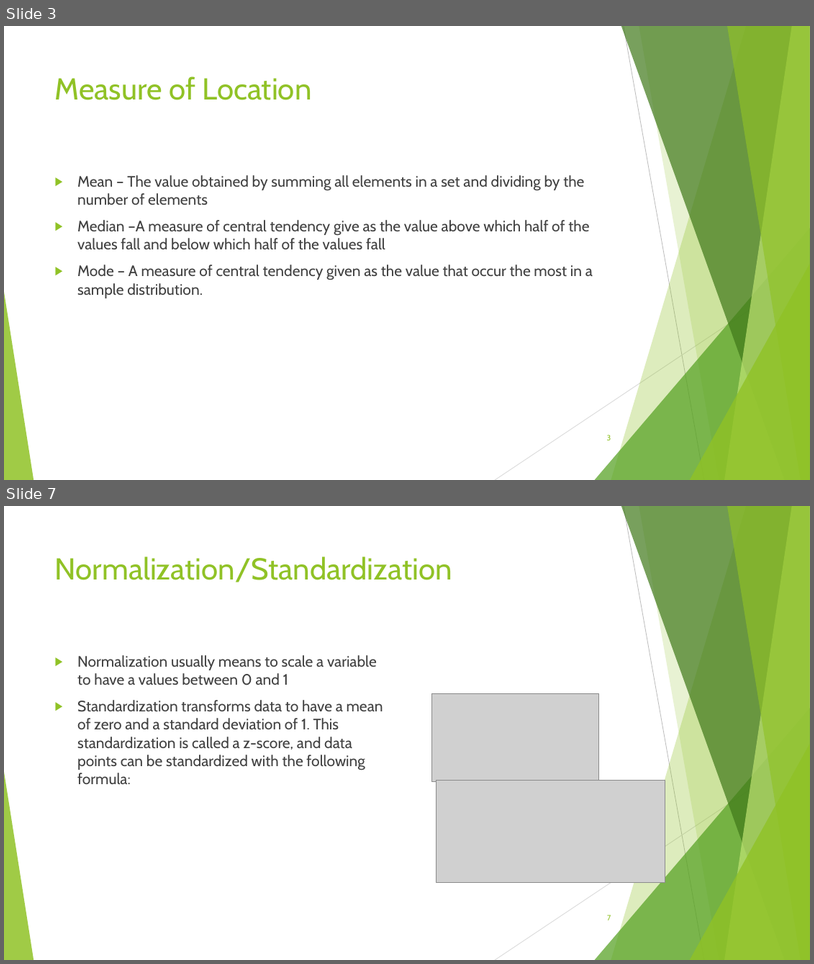
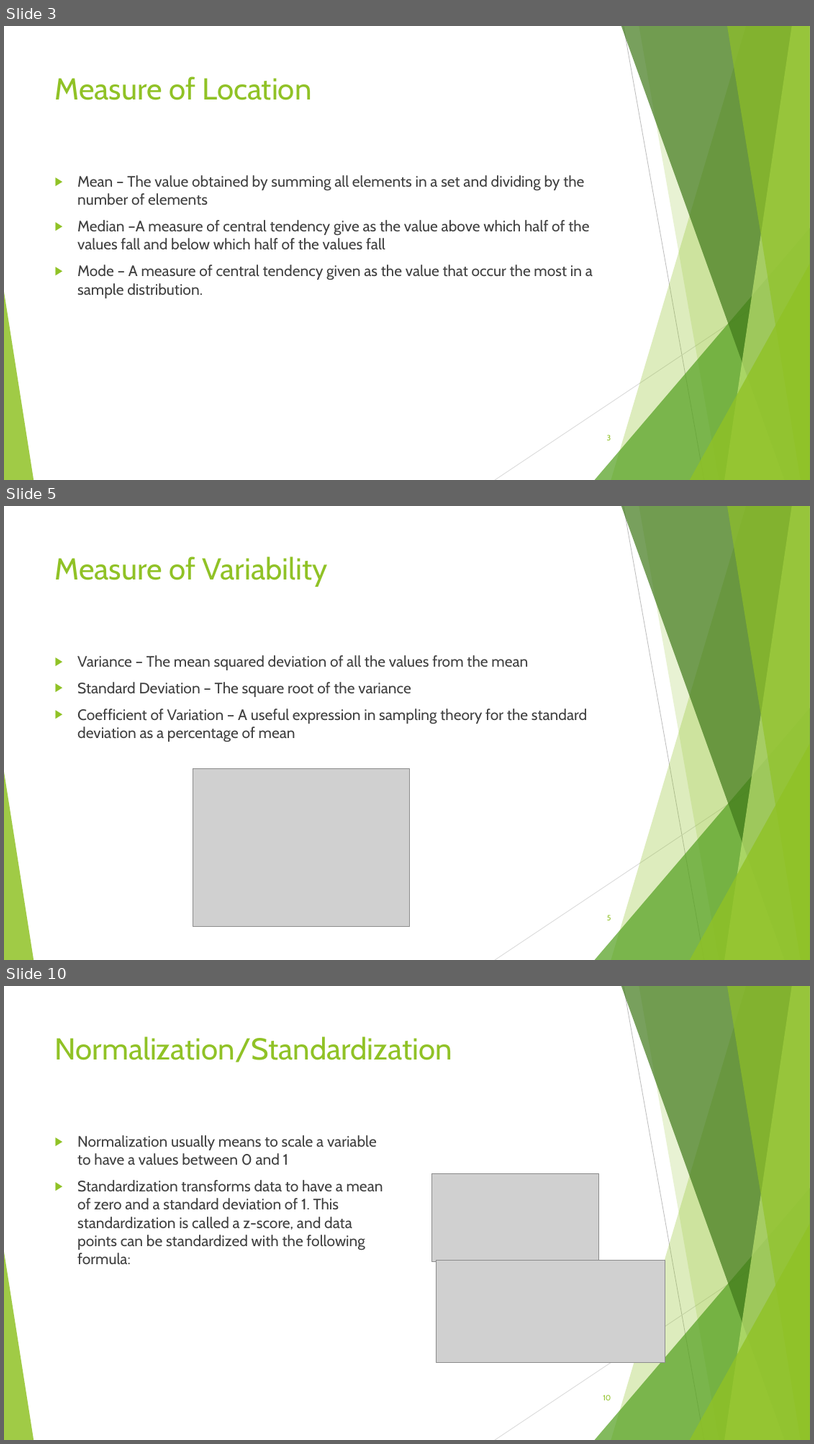
Before and after one commit to Deepaknatural/Training, a slide deck: STATISTICS.pptx. Shown one above the other, each under a label of ours: slides 3 and 7 before the commit, slides 3, 5 and 10 after it; the slides between them are not shown. The pictures are 814x964 and 814x1444 pixels, drawn with LibreOffice and Linux fonts; fonts in the diff are those of the drawing; grey boxes stand for pictures; background and template pictures are left out. Boxes give left, top, right and bottom in pixels: in the first picture for what was removed or moved away, otherwise in the second. Text is boxed around its words. In the diff, an @@ line names an element or a change of style, - is before the commit and + after.

```diff
--- a/STATISTICS.pptx
+++ b/STATISTICS.pptx
@@ slide 5 added at (4, 506, 810, 960), background #FFFFFF; not listed: 10 template elements that a slide beside it also shows @@
@@ title added at (55, 556, 327, 587), 36 pt, text #90C226 @@
+Measure of Variability
@@ text added at (77, 655, 587, 741), 18 pt, text #404040 @@
+▶ Variance – The mean squared deviation of all the values from the mean
+▶ Standard Deviation – The square root of the variance
+▶ Coefficient of Variation – A useful expression in sampling theory for the standard deviation as a percentage of mean
@@ picture added at (193, 769, 410, 926) @@
@@ page number added at (607, 914, 612, 920), 9 pt, text #90C226 @@
+5
@@ what was slide 7 is now slide 10 @@
@@ page number at (603, 1394, 611, 1400): text changed @@
-7
+10
```
Also in this commit, not shown: 7 slides changed, 11 other slides added, 1 slide removed, 2 other files.
